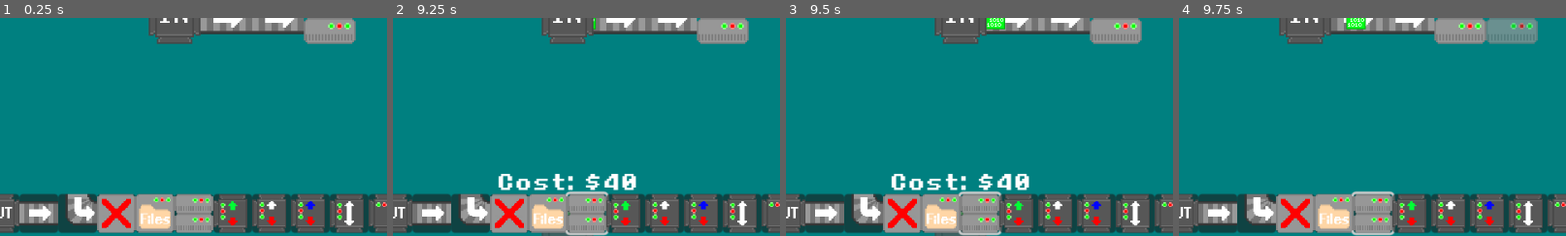
Above: before the commit, frames 1-4 (left to right).
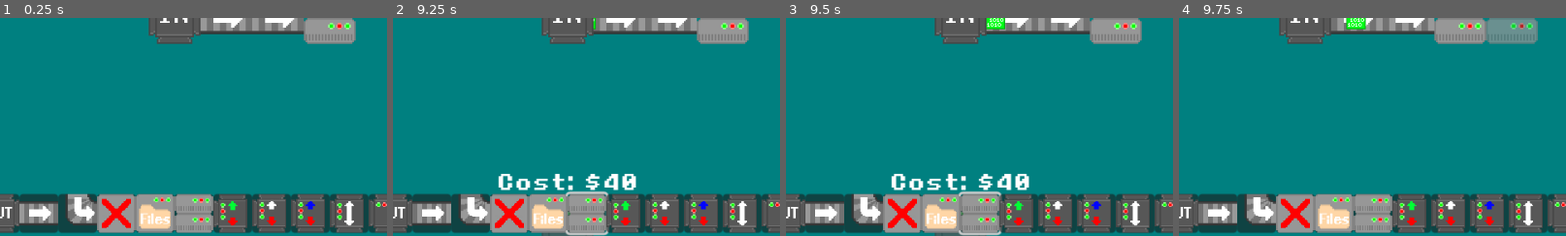
Above: after the commit, the same moments.

Repository: Birb-Games/gmtk-game-jam-2024
Game: Godot game, scene res://scenes/Root.tscn
Same seed, same stepped clock (60 frames per second), same inputs: the game is played once before the commit and once after it.
Inputs (mouse positions are % of the whole screen's width and height, from its top left):
- Up to frame 1 (0.25 s): no input
- Up to frame 2 (9.25 s): click (23, 95) at 0.5 s; click (28, 95) at 1.25 s; click (33, 95) at 2 s; click (38, 95) at 2.75 s; click (43, 95) at 3.5 s; click (48, 95) at 4.25 s; click (58, 95) at 5 s; click (63, 95) at 5.75 s; click (68, 95) at 6.5 s; click (73, 95) at 7.25 s; click (78, 95) at 8 s; click (53, 95) at 8.75 s
- Up to frame 3 (9.5 s): no input
- Up to frame 4 (9.75 s): move the mouse to (72, 45) at 9.52 s; hold D (right) from 9.53 s (still down); tap Q (defocus) at 9.6 s
The pictures show only the part of the screen within x 28-77%, y 50-100%; the shares and areas given below are measured in that part.

Frames 1-3 are identical in both runs. In frame 4, 0.4% of the frame differs, in the area x 44-56%, y 79-100%.
Error before the commit: Attempt to call function 'release_focus' in base 'null instance' on a null instance. (res://scripts/hud.gd:11)

Commit message:
fixed a glitch that would make it crash on unfocus

Diff:
--- a/scripts/hud.gd
+++ b/scripts/hud.gd
@@ -8,10 +8,12 @@
 	$Inventory/OutButton.release_focus()
 	$Inventory/CornerBeltButton.release_focus()
 	$Inventory/BeltButton.release_focus()
-	$Inventory/CompressorButton.release_focus()
+	$Inventory/TrashButton.release_focus()
 	$Inventory/StorageButton.release_focus()
 	$Inventory/ServerButton.release_focus()
-	$Inventory/FilterButton.release_focus()
+	$Inventory/GreenFilterButton.release_focus()
+	$Inventory/WhiteFilterButton.release_focus()
+	$Inventory/BlueFilterButton.release_focus()
 	$Inventory/SplitterButton.release_focus()
 	$Inventory/MergerButton.release_focus()
 	$Inventory/Delete.release_focus()
